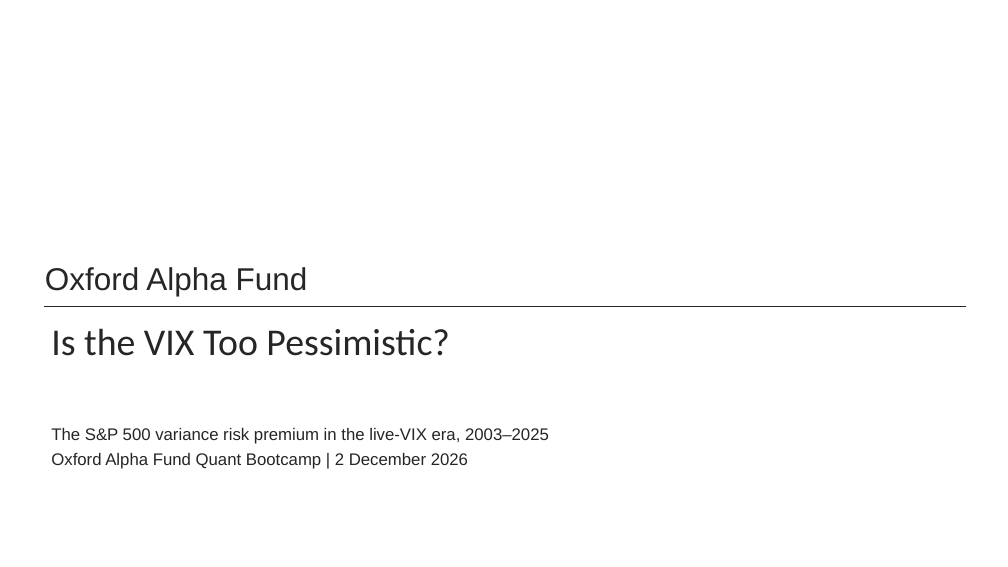
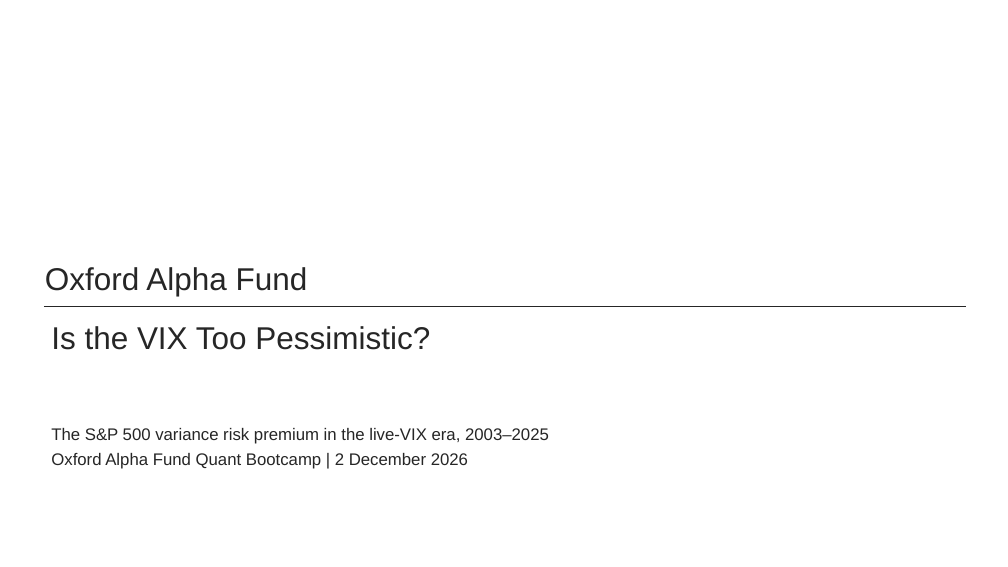
Before and after one commit to alston-yam/project_VIX, a slide deck: slide 1 of deck/VIX_pitch.pptx. Drawn at 1008x567 pixels with LibreOffice and Linux fonts; fonts in the diff are those of the drawing; background and template pictures are left out. Boxes give left, top, right and bottom in pixels: in the first picture for what was removed or moved away, otherwise in the second. Text is boxed around its words. In the diff, an @@ line names an element or a change of style, - is before the commit and + after.

```diff
--- a/deck/VIX_pitch.pptx
+++ b/deck/VIX_pitch.pptx
@@ title "Is the VIX Too Pessimistic?" at bbox=[51, 326, 430, 350]: size 36 to 30 pt, font Calibri to Arial @@
```
Also in this commit, not shown: 16 other slides changed, 1 slide added, 1 slide removed, 7 other files.
